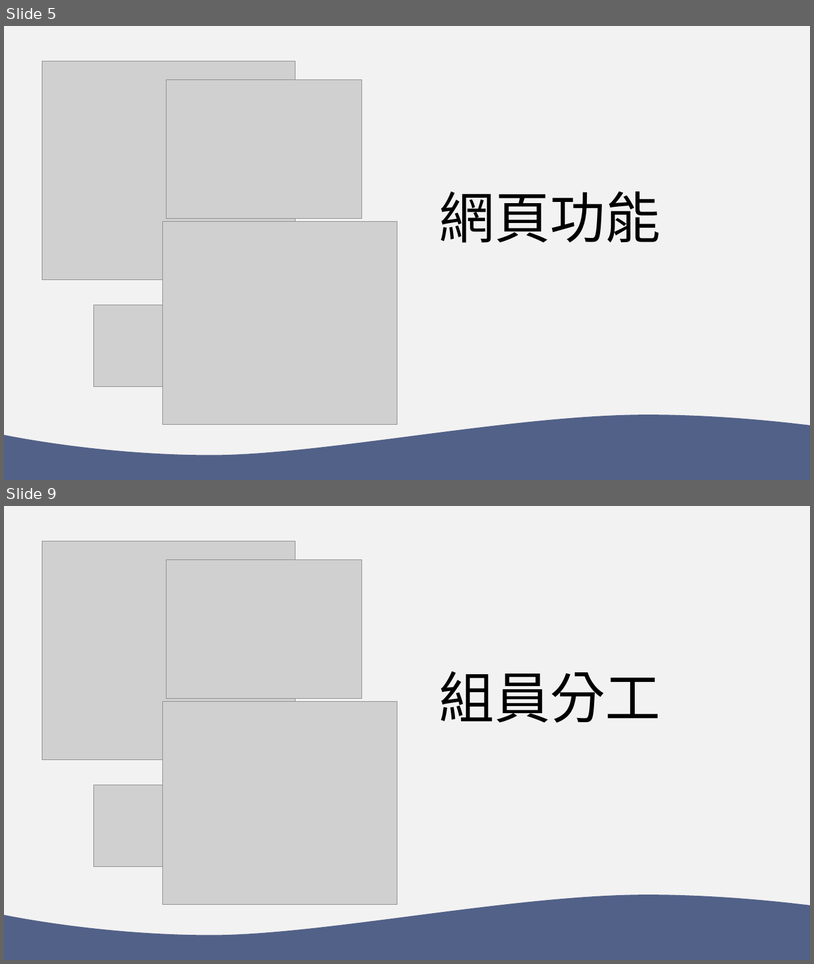
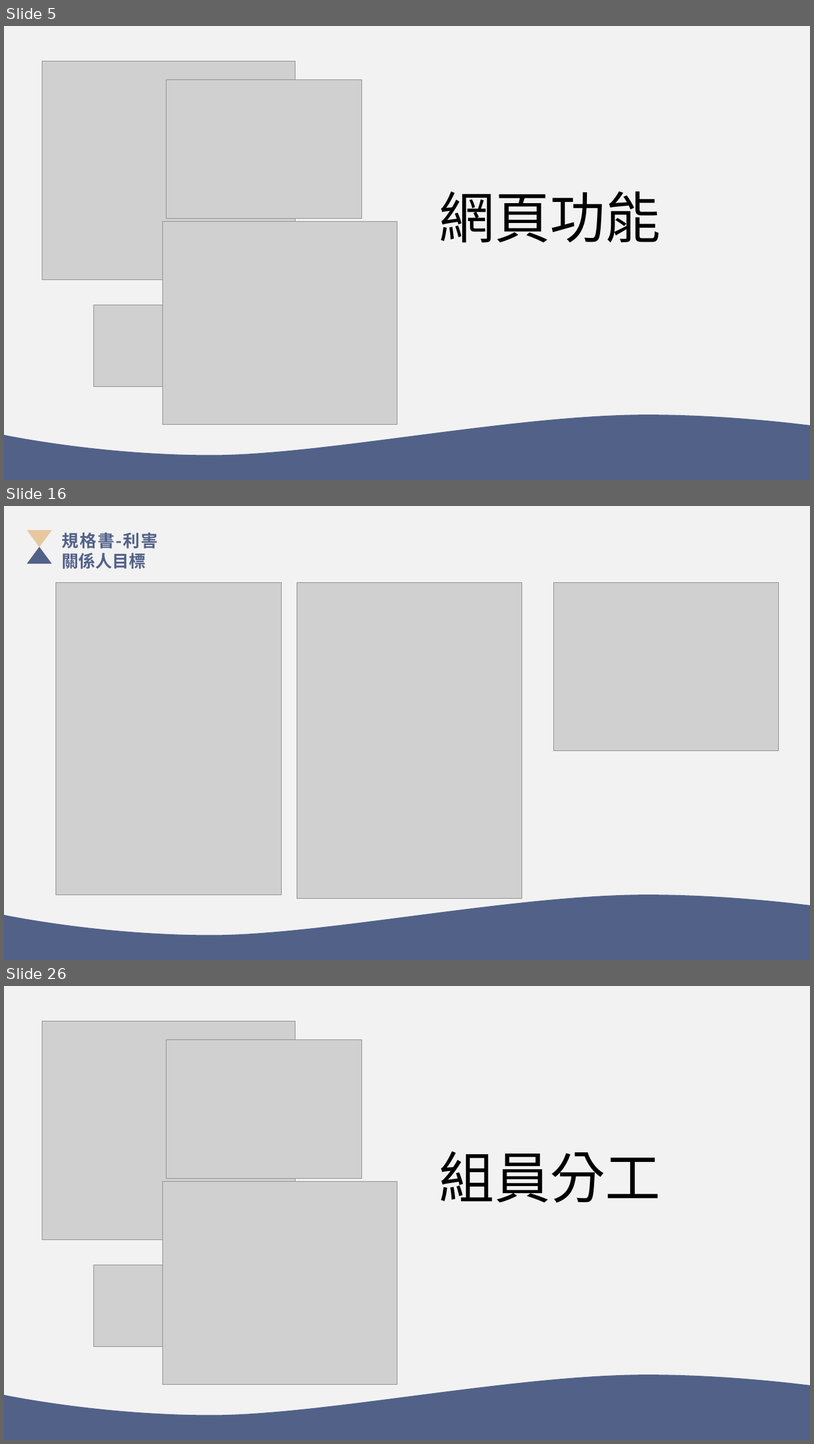
Before and after one commit to 35596035/End-of-period-project, a slide deck: 系統分析PPT.pptx. Shown one above the other, each under a label of ours: slides 5 and 9 before the commit, slides 5, 16 and 26 after it; the slides between them are not shown. The pictures are 814x964 and 814x1444 pixels, drawn with LibreOffice and Linux fonts; fonts in the diff are those of the drawing; grey boxes stand for pictures. Boxes give left, top, right and bottom in pixels: in the first picture for what was removed or moved away, otherwise in the second. Text is boxed around its words. In the diff, an @@ line names an element or a change of style, - is before the commit and + after.

```diff
--- a/系統分析PPT.pptx
+++ b/系統分析PPT.pptx
@@ slide 16 added at (4, 506, 810, 960), background #F2F2F2 @@
@@ triangle added at (27, 530, 52, 547), fill #E7C7A0 @@
@@ text added at (62, 532, 158, 569), 20 pt, text #526188, bold @@
+規格書-利害關係人目標
@@ triangle added at (27, 547, 52, 564), fill #526188 @@
@@ picture added at (56, 583, 282, 894) @@
@@ picture added at (297, 583, 522, 898) @@
@@ picture added at (554, 583, 779, 750) @@
@@ freeform shape added at (4, 894, 810, 960), fill #526188 @@
@@ what was slide 9 is now slide 26 @@
```
Also in this commit, not shown: 5 slides changed, 18 other slides added, 2 slides removed.
